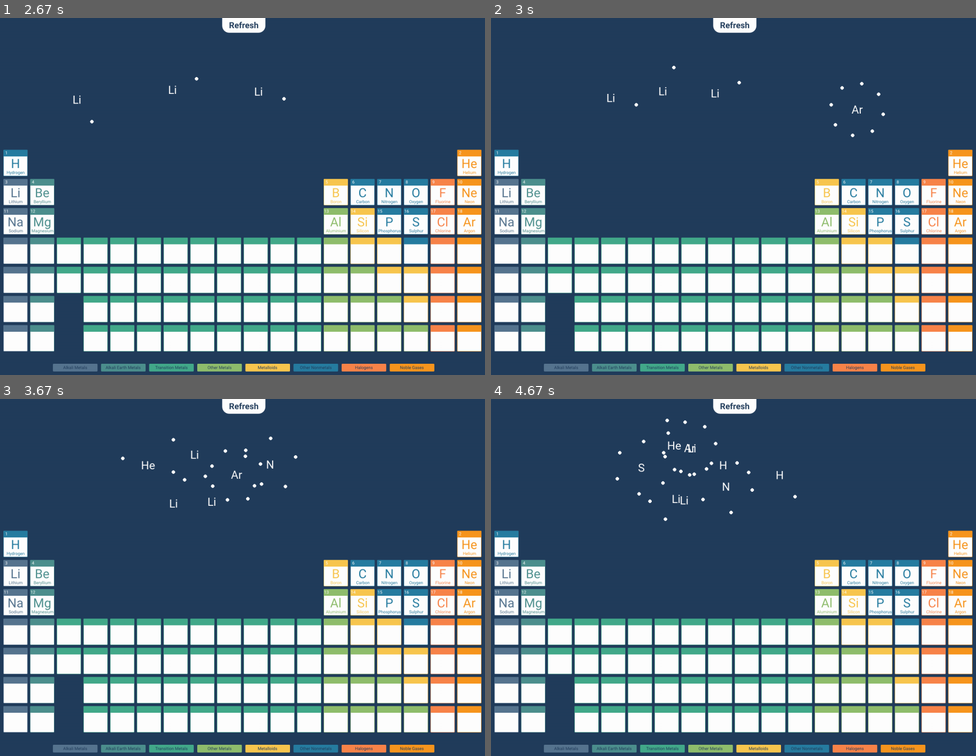
Above: before the commit, frames 1-4 (two rows, left to right).
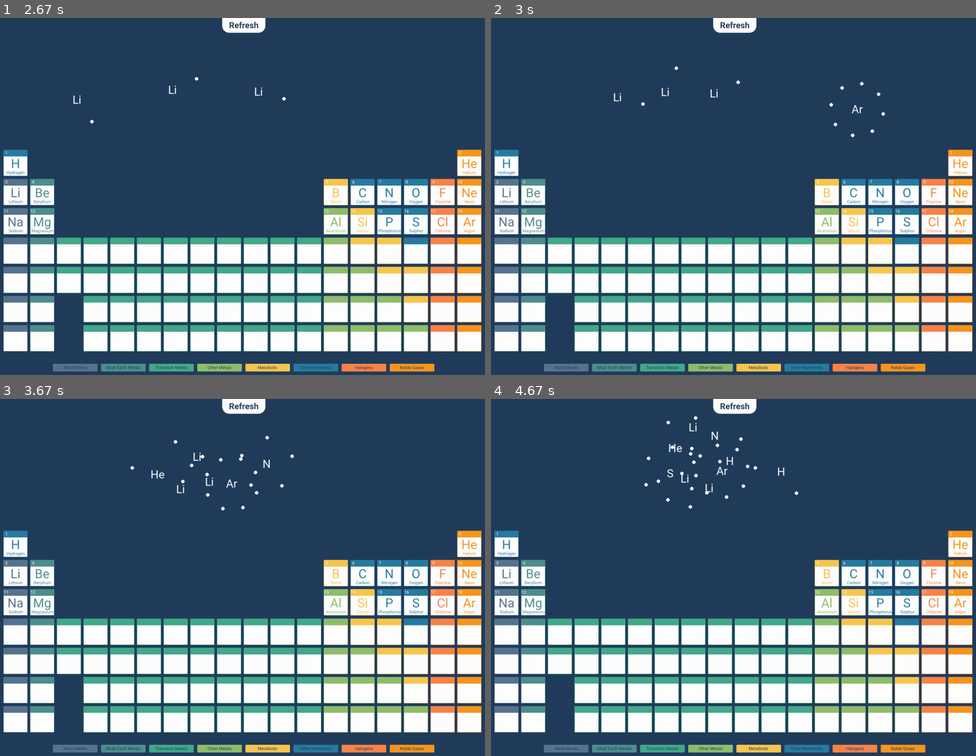
Above: after the commit, the same moments.

Repository: 15collinst/Pygame
Game: pygame game, started from main.py
Two runs of this game, one before a commit and one after it. Both use one fixed random seed, a clock stepped at 60 frames per second and the inputs below.
Inputs (mouse positions are in pixels of both pictures, inside the frame that each line leads up to):
- Up to frame 1 (2.67 s): press the mouse at (334, 192) at 0.37 s; move the mouse to (276, 146) at 0.47 s; release the mouse at (223, 100) at 0.6 s; click (242, 25) at 0.72 s; press the mouse at (441, 221) at 1.03 s; move the mouse to (383, 182) at 1.13 s; release the mouse at (320, 146) at 1.27 s; press the mouse at (242, 25) at 1.37 s; move the mouse to (184, 167) at 1.47 s; release the mouse at (130, 310) at 1.6 s; press the mouse at (14, 192) at 1.7 s; move the mouse to (77, 139) at 1.8 s; release the mouse at (145, 89) at 1.93 s; press the mouse at (14, 192) at 2.03 s; move the mouse to (155, 142) at 2.13 s; release the mouse at (295, 92) at 2.27 s; press the mouse at (14, 192) at 2.37 s; move the mouse to (38, 146) at 2.47 s; release the mouse at (67, 100) at 2.6 s
- Up to frame 2 (3 s): press the mouse at (961, 221) at 2.7 s; move the mouse to (917, 164) at 2.8 s; release the mouse at (874, 110) at 2.93 s
- Up to frame 3 (3.67 s): press the mouse at (470, 541) at 3.03 s; move the mouse to (266, 506) at 3.13 s; release the mouse at (67, 470) at 3.27 s; press the mouse at (388, 573) at 3.37 s; move the mouse to (339, 516) at 3.47 s; release the mouse at (286, 463) at 3.6 s
- Up to frame 4 (4.67 s): press the mouse at (908, 602) at 3.7 s; move the mouse to (743, 541) at 3.8 s; release the mouse at (573, 481) at 3.93 s; press the mouse at (505, 541) at 4.03 s; move the mouse to (636, 502) at 4.13 s; release the mouse at (772, 463) at 4.27 s; press the mouse at (505, 541) at 4.37 s; move the mouse to (665, 509) at 4.47 s; release the mouse at (825, 477) at 4.6 s

Frame 1 is identical in both runs. In frame 2, 0.2% of the frame differs, in the area x 23-82%, y 13-31%; in frame 3, 0.5%; in frame 4, 0.7%, in the area x 25-64%, y 4-35%.

Commit message:
made pull strength stronger than push

Diff:
--- a/main.py
+++ b/main.py
@@ -76,7 +76,7 @@
 	# blue background
 	SCREEN.fill((34,61,92))
 
-	# draw the static images
+	# draw the static imagesgit
 	KEY.draw(SCREEN)
 	OTHER_ELEMENTS.draw(SCREEN)
 
--- a/sprite.py
+++ b/sprite.py
@@ -99,9 +99,11 @@
         if direction == "pull":
             x += mvx * 2 #if the difference in charge is greater times by bigger number
             y += mvy * 2
+            print("pull")
 
         if direction == "push":
-            x -= mvx * 2 #if the difference in charge is greater times by bigger number
-            y -= mvy * 2
+            x -= mvx * 1 #if the difference in charge is greater times by bigger number
+            y -= mvy * 1
+            print("push")
 
         return x,y
